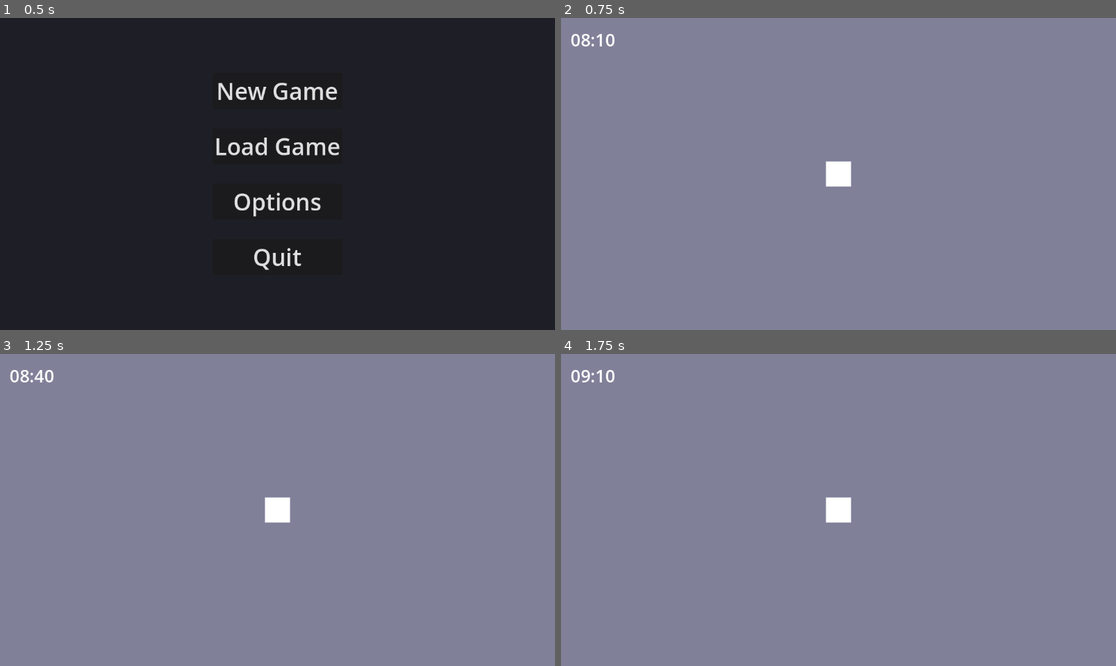
Above: before the commit, frames 1-4 (two rows, left to right).
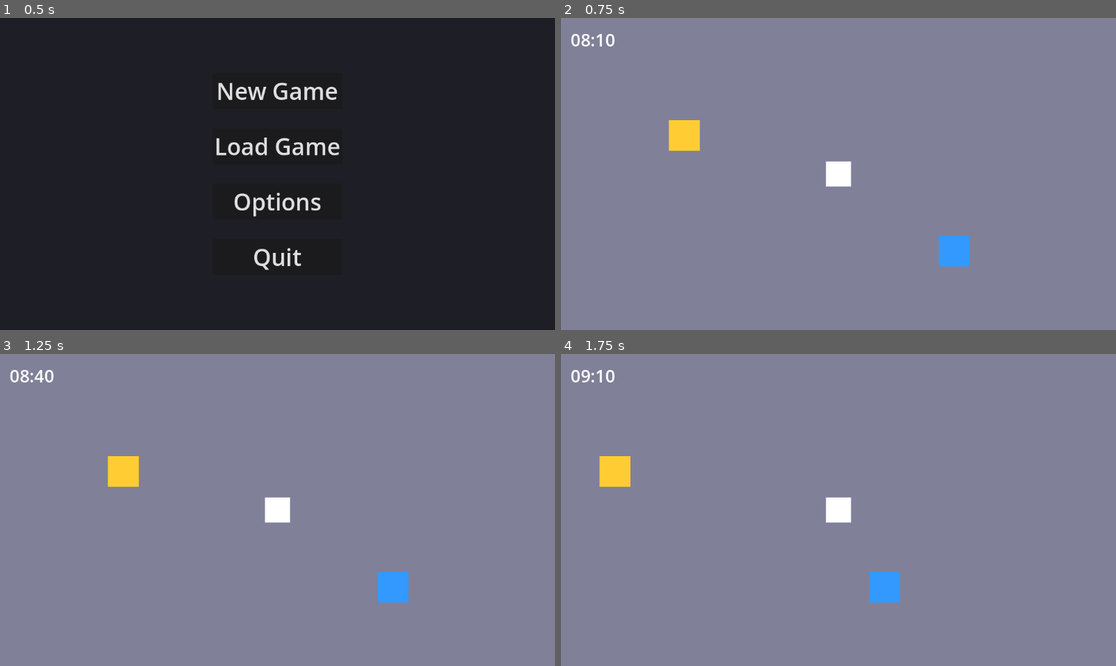
Above: after the commit, the same moments.

Repository: Ekibear811/DailyLifeSim
Game: Godot game, scene res://scenes/start_menu.tscn
Two runs of this game, one before a commit and one after it. Both use one fixed random seed, a clock stepped at 60 frames per second and the inputs below.
Inputs:
- Up to frame 1 (0.5 s): no input
- Up to frame 2 (0.75 s): click "New Game" at 0.5 s
- Up to frame 3 (1.25 s): no input
- Up to frame 4 (1.75 s): tap Enter at 1.25 s; hold Right (ui_right) from 1.28 s (still down)

Frame 1 is identical in both runs. In frame 2, 1.1% of the frame differs, in the area x 19-74%, y 32-80%; in frame 3, 1.1%; in frame 4, 1.1%.

Commit message:
Erste interaktive Tasks: Kaffee kochen + Briefkasten, Interaktion mit E

Diff:
--- a/scripts/main.gd
+++ b/scripts/main.gd
@@ -3,15 +3,36 @@
 var player: CharacterBody2D
 var camera: Camera2D
 var time_label: Label
-var background: ColorRect   # <-- Wichtig für Tag/Nacht
+var message_label: Label
+var background: ColorRect
 
-# Tageszeit in Minuten (0 = 00:00, 1440 = 24:00)
-var game_time: float = 480.0  # Start um 08:00 Uhr
+# Tageszeit in Minuten
+var game_time: float = 480.0  # Start um 08:00
 
-const TIME_SCALE = 60.0  # 1 echte Sekunde = 1 Spielminute (schnell zum Testen)
+const TIME_SCALE = 60.0  # 1 Sekunde = 1 Spielminute
+
+# Tasks
+var tasks = [
+	{
+		"name": "Kaffee kochen",
+		"position": Vector2(300, 200),
+		"color": Color(0.2, 0.6, 1.0),  # Blau
+		"completed": false,
+		"reward_text": "+ Energie! Du fühlst dich wach!"
+	},
+	{
+		"name": "Briefkasten leeren",
+		"position": Vector2(-400, -100),
+		"color": Color(1.0, 0.8, 0.2),  # Gelb
+		"completed": false,
+		"reward_text": "+ Post erledigt! Keine Rechnungen übersehen."
+	}
+]
+
+var task_objects = []  # Speichert die visuellen Quadrate
 
 func _ready():
-	# Großer grauer Boden
+	# Hintergrund
 	background = ColorRect.new()
 	background.color = Color(0.3, 0.3, 0.3, 1)
 	background.size = Vector2(10000, 10000)
@@ -35,13 +56,13 @@
 	collision.shape = shape
 	player.add_child(collision)
 
-	# Kamera folgt Spieler
+	# Kamera
 	camera = Camera2D.new()
 	camera.enabled = true
 	camera.zoom = Vector2(0.8, 0.8)
 	player.add_child(camera)
 
-	# HUD: Uhr oben links
+	# HUD
 	var hud = CanvasLayer.new()
 	add_child(hud)
 
@@ -51,6 +72,23 @@
 	time_label.add_theme_color_override("font_color", Color(1, 1, 1))
 	time_label.position = Vector2(20, 20)
 	hud.add_child(time_label)
+
+	message_label = Label.new()
+	message_label.text = ""
+	message_label.add_theme_font_size_override("font_size", 42)
+	message_label.add_theme_color_override("font_color", Color(1, 1, 0.5))
+	message_label.position = Vector2(20, 70)
+	message_label.modulate.a = 0  # Unsichtbar am Anfang
+	hud.add_child(message_label)
+
+	# Task-Objekte erstellen
+	for task in tasks:
+		var obj = ColorRect.new()
+		obj.color = task.color
+		obj.size = Vector2(80, 80)
+		obj.position = task.position - Vector2(40, 40)
+		add_child(obj)
+		task_objects.append(obj)
 
 const SPEED = 400
 
@@ -70,23 +108,41 @@
 	player.velocity = velocity
 	player.move_and_slide()
 
+	# Interaktion mit E
+	if Input.is_action_just_pressed("interact"):
+		check_tasks()
+
+func check_tasks():
+	for i in range(tasks.size()):
+		var task = tasks[i]
+		if task.completed:
+			continue
+
+		var dist = player.position.distance_to(task.position)
+		if dist < 100:  # Nah genug
+			task.completed = true
+			task_objects[i].color = Color(0.5, 0.5, 0.5)  # Grau = erledigt
+			show_message(task.reward_text)
+			break
+
+func show_message(text: String):
+	message_label.text = text
+	message_label.modulate.a = 1.0
+	await get_tree().create_timer(3.0).timeout
+	message_label.modulate.a = 0.0
+
 func _process(delta):
-	# Zeit vorlaufen lassen
 	game_time += delta * TIME_SCALE
-
-	# Nach 24 Stunden zurücksetzen
 	if game_time >= 1440:
 		game_time -= 1440
 
-	# Uhr aktualisieren
 	time_label.text = get_time_string()
 
-	# Tag/Nacht-Wechsel
 	var hour = int(game_time / 60)
-	if hour >= 6 and hour < 18:  # 6:00 – 17:59 = Tag
-		background.color = Color(0.5, 0.5, 0.6, 1)  # Heller Tag
+	if hour >= 6 and hour < 18:
+		background.color = Color(0.5, 0.5, 0.6, 1)
 	else:
-		background.color = Color(0.1, 0.1, 0.15, 1)  # Dunkle Nacht
+		background.color = Color(0.1, 0.1, 0.15, 1)
 
 func get_time_string() -> String:
 	var hours = int(game_time / 60)
